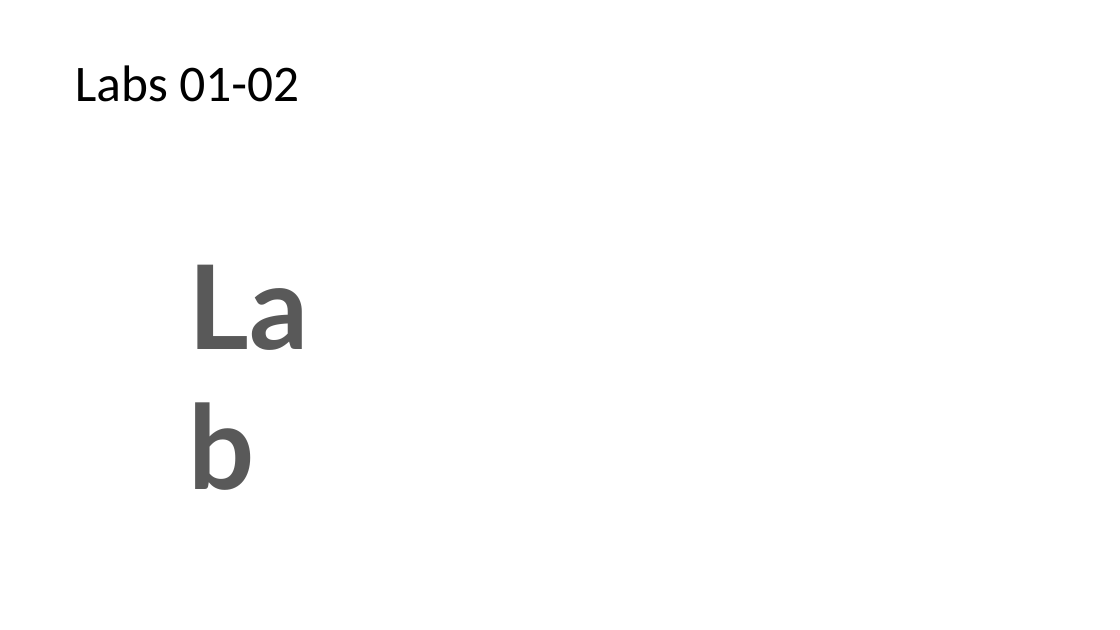
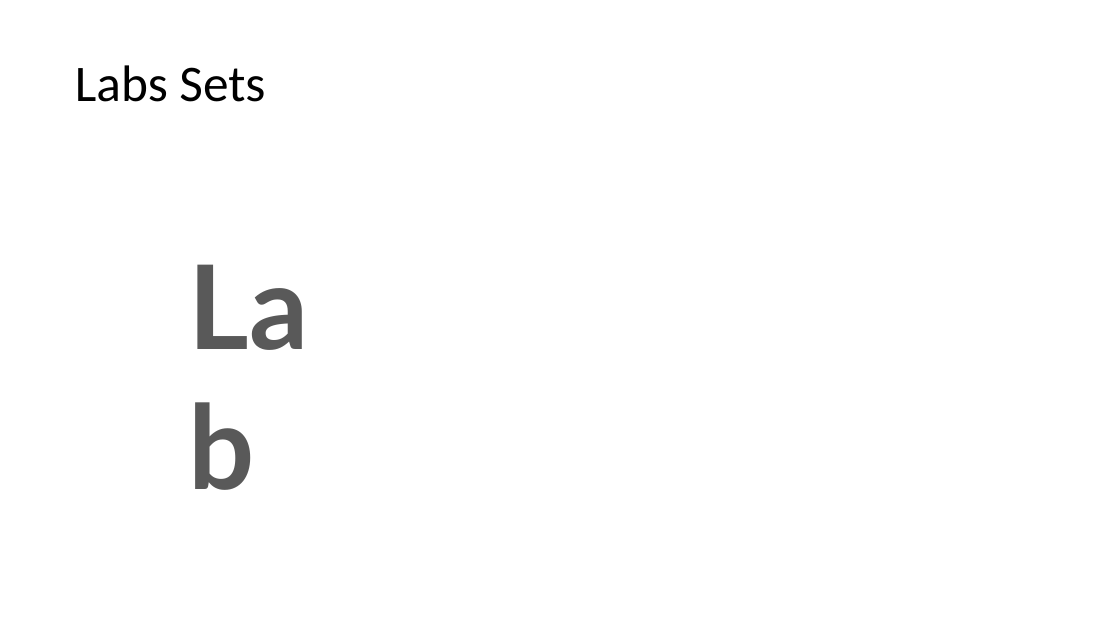
Before and after one commit to Spax04/PythonCourse, a slide deck: slide 61 of basic_new/Module 02 - Python basic types.pptx (slide 56 before the commit). Drawn at 1120x630 pixels with LibreOffice and Linux fonts; fonts in the diff are those of the drawing; background and template pictures are left out. Boxes give left, top, right and bottom in pixels: in the first picture for what was removed or moved away, otherwise in the second. Text is boxed around its words. In the diff, an @@ line names an element or a change of style, - is before the commit and + after.

```diff
--- a/basic_new/Module 02 - Python basic types.pptx
+++ b/basic_new/Module 02 - Python basic types.pptx
@@ title at [75,65,265,102]: text changed @@
-Labs 01-02
+Labs Sets
```
Also in this commit, not shown: 4 other slides changed, 8 slides added, 1 slide removed, 10 other files.
